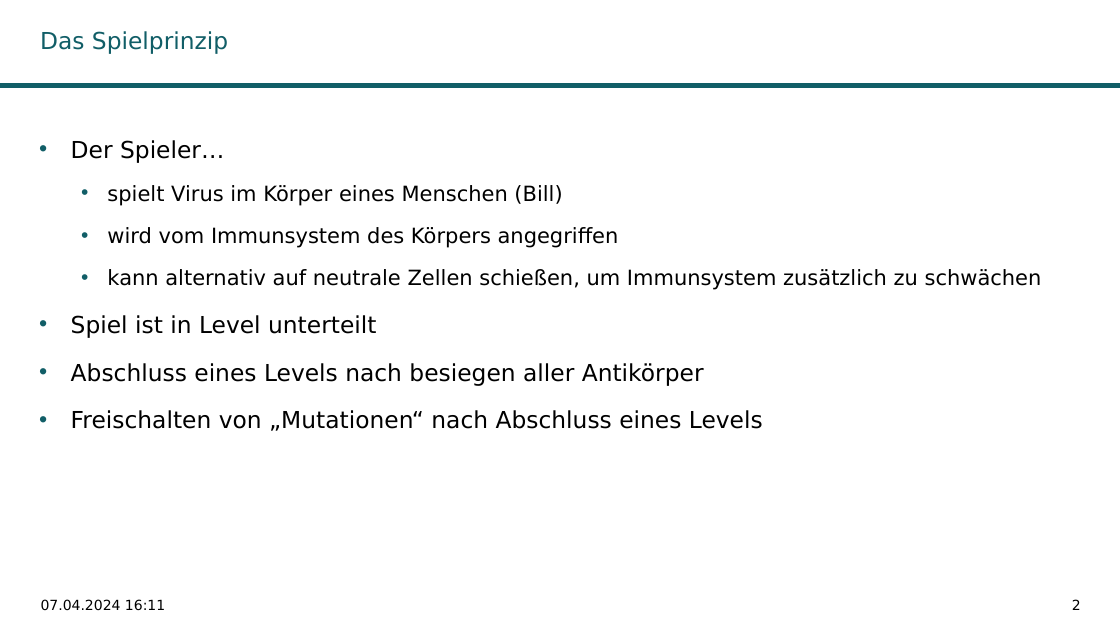
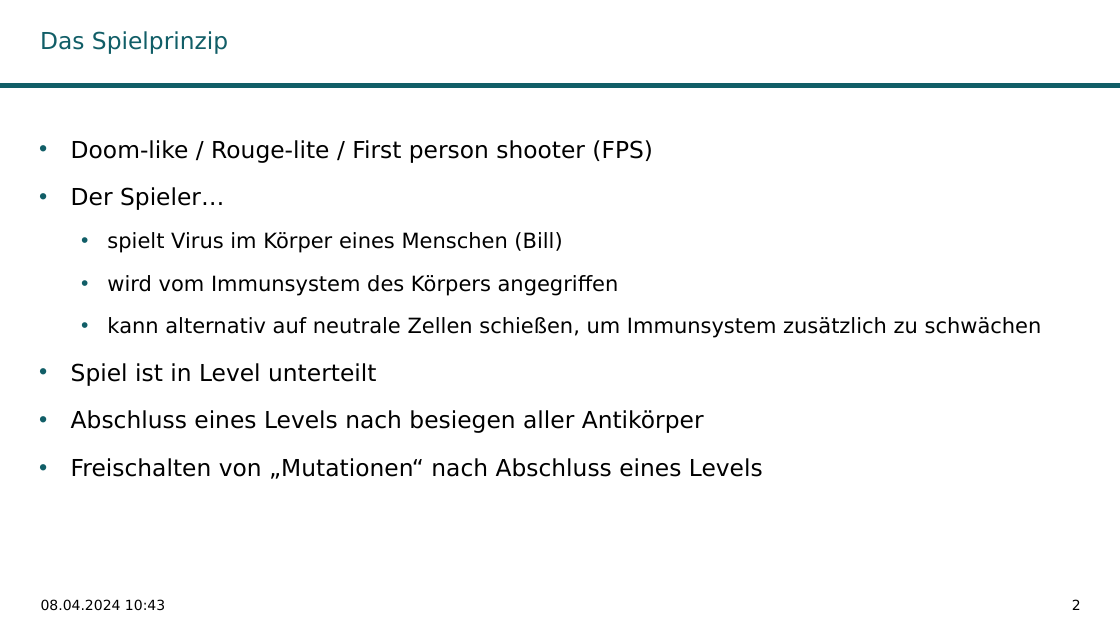
Before and after one commit to LaraBiewers/Teamprojekt_GameDev, a slide deck: slide 2 of Abschlusspraesentation.odp. Drawn at 1120x630 pixels with LibreOffice and Linux fonts; fonts in the diff are those of the drawing; background and template pictures are left out. Boxes give left, top, right and bottom in pixels: in the first picture for what was removed or moved away, otherwise in the second. Text is boxed around its words. In the diff, an @@ line names an element or a change of style, - is before the commit and + after.

```diff
--- a/Abschlusspraesentation.odp
+++ b/Abschlusspraesentation.odp
@@ text at <box>71,140,653,163</box>: paragraph added @@
+• Doom-like / Rouge-lite / First person shooter (FPS)
@@ text at <box>41,599,165,611</box>: text changed @@
-07.04.2024 16:11
+08.04.2024 10:43
```
Also in this commit, not shown: 6 other slides changed, 10 slides added, 3 slides removed.
